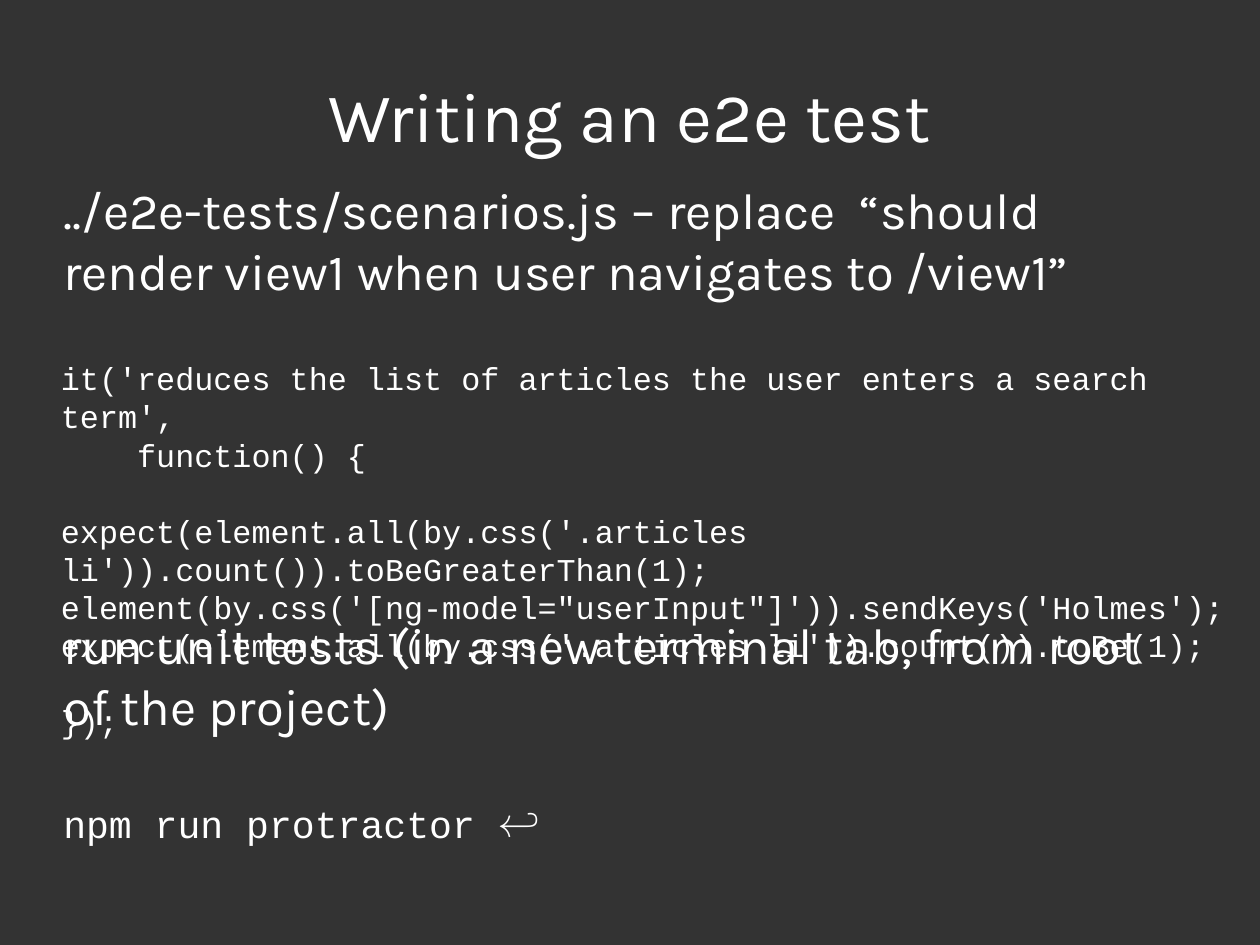
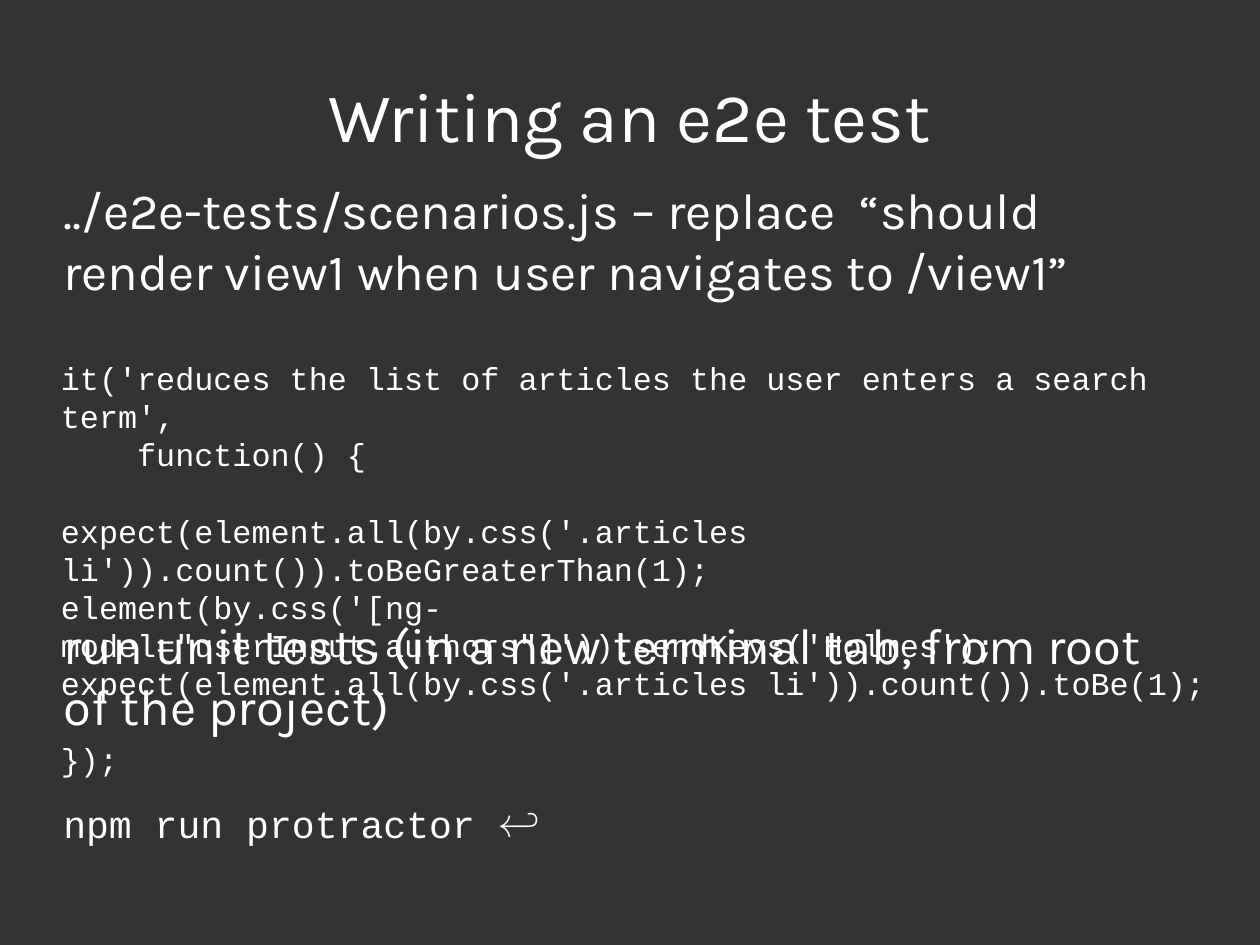
Before and after one commit to jenofdoom/intro-to-angularjs, a slide deck: slide 45 of intro-to-angularjs.odp. Drawn at 1260x945 pixels with LibreOffice and Linux fonts; fonts in the diff are those of the drawing. Boxes give left, top, right and bottom in pixels: in the first picture for what was removed or moved away, otherwise in the second. Text is boxed around its words. In the diff, an @@ line names an element or a change of style, - is before the commit and + after.

Commit message:
Update small error in presentation

```diff
--- a/intro-to-angularjs.odp
+++ b/intro-to-angularjs.odp
@@ text at [61,596,995,666]: text changed @@
-element(by.css('[ng-model="userInput"]')).sendKeys('Holmes');
+element(by.css('[ng-model="userInput.authors"]')).sendKeys('Holmes');
```
Also in this commit, not shown: 1 other file.
